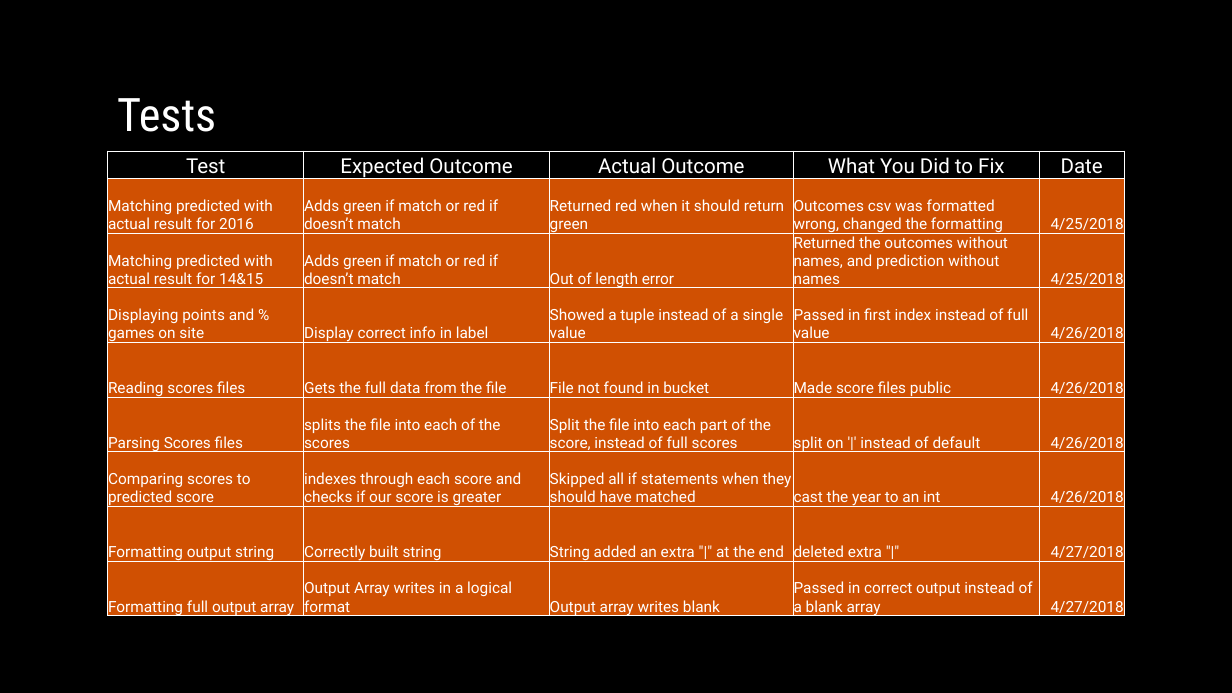
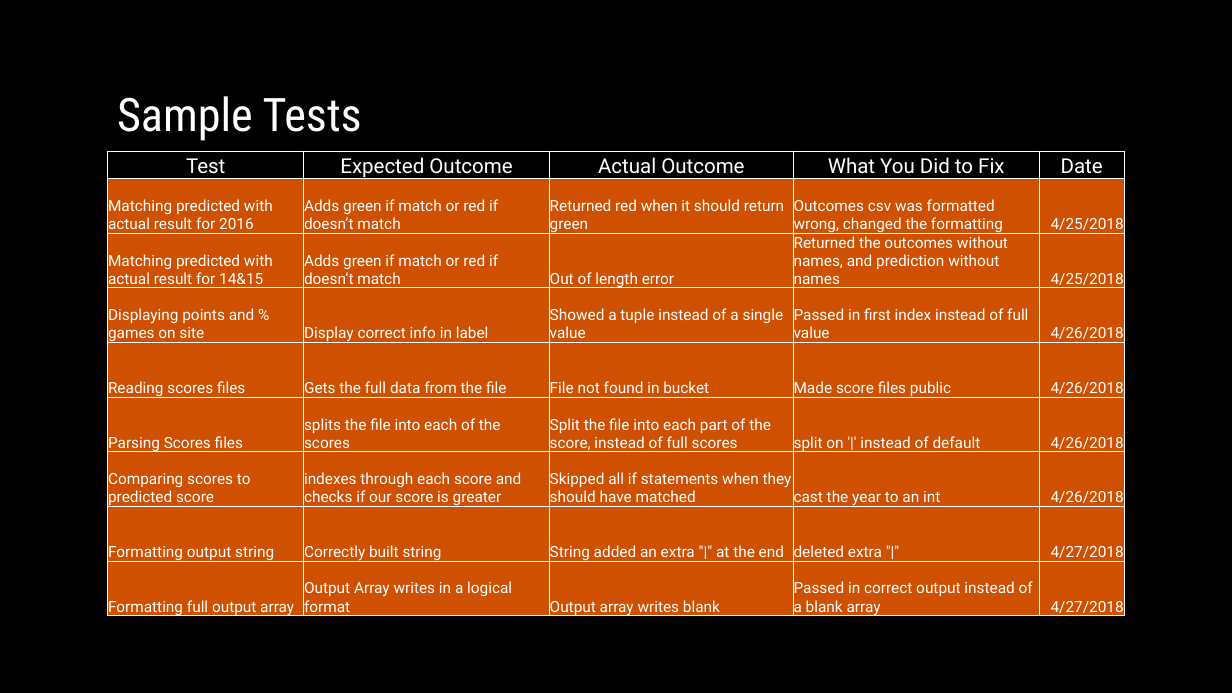
Before and after one commit to hattas/ncaa-bracket-predictor, a slide deck: slide 4 of documentation/sprint 4/Sprint 4 powerpoint.pptx. Drawn at 1232x693 pixels with LibreOffice and Linux fonts; fonts in the diff are those of the drawing; background and template pictures are left out. Boxes give left, top, right and bottom in pixels: in the first picture for what was removed or moved away, otherwise in the second. Text is boxed around its words. In the diff, an @@ line names an element or a change of style, - is before the commit and + after.

```diff
--- a/documentation/sprint 4/Sprint 4 powerpoint.pptx
+++ b/documentation/sprint 4/Sprint 4 powerpoint.pptx
@@ title at (117, 96, 362, 141): text changed @@
-Tests
+Sample Tests
```
Also in this commit, not shown: 4 other slides changed, 4 other files.
